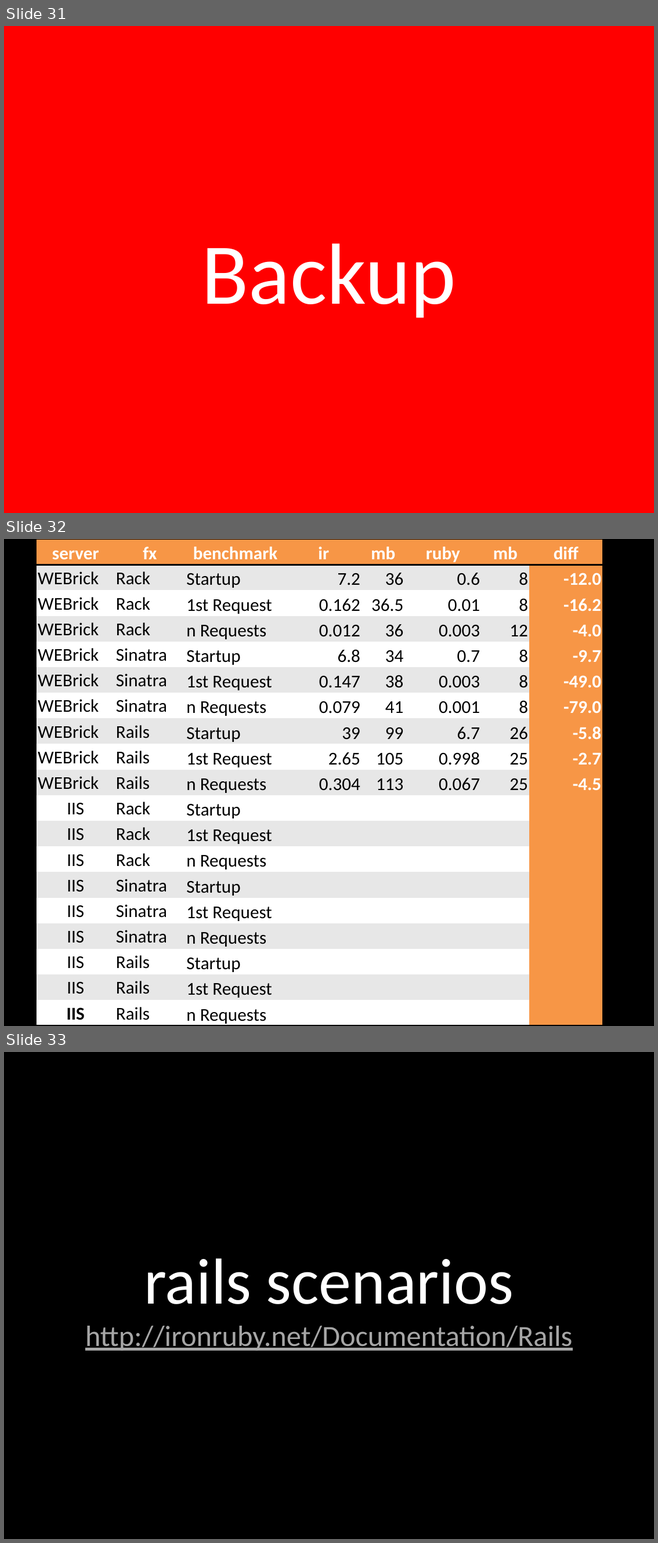
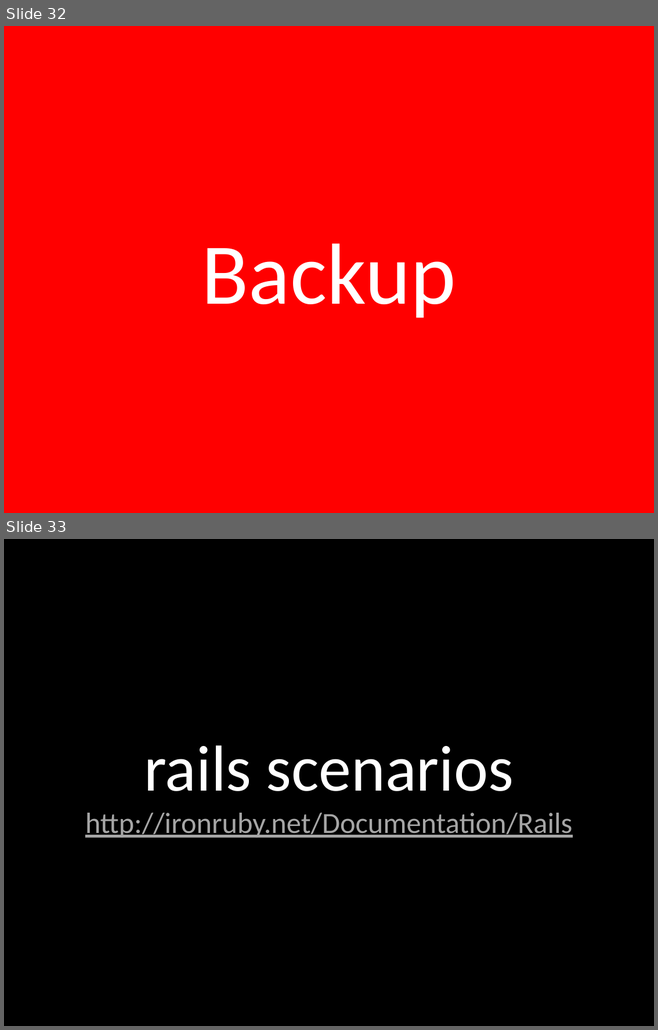
Before and after one commit to jschementi/railsconf09, a slide deck: railsconf09-jschementi.pptx. Shown one above the other, each under a label of ours: slides 31, 32 and 33 before the commit, slides 32 and 33 after it. The pictures are 658x1543 and 658x1030 pixels, drawn with LibreOffice and Linux fonts; fonts in the diff are those of the drawing. Boxes give left, top, right and bottom in pixels: in the first picture for what was removed or moved away, otherwise in the second. Text is boxed around its words. In the diff, an @@ line names an element or a change of style, - is before the commit and + after.

```diff
--- a/railsconf09-jschementi.pptx
+++ b/railsconf09-jschementi.pptx
@@ slide 32 removed at (x1=4, y1=539, x2=654, y2=1026), background #000000 @@
@@ table removed at (x1=36, y1=539, x2=603, y2=1026), 19 rows, 8 columns @@
-server | fx | benchmark | ir | mb | ruby | mb | diff
-WEBrick | Rack | Startup | 7.2 | 36 | 0.6 | 8 | -12.0
-WEBrick | Rack | 1st Request | 0.162 | 36.5 | 0.01 | 8 | -16.2
-WEBrick | Rack | n Requests | 0.012 | 36 | 0.003 | 12 | -4.0
-WEBrick | Sinatra | Startup | 6.8 | 34 | 0.7 | 8 | -9.7
-WEBrick | Sinatra | 1st Request | 0.147 | 38 | 0.003 | 8 | -49.0
-WEBrick | Sinatra | n Requests | 0.079 | 41 | 0.001 | 8 | -79.0
-WEBrick | Rails | Startup | 39 | 99 | 6.7 | 26 | -5.8
-WEBrick | Rails | 1st Request | 2.65 | 105 | 0.998 | 25 | -2.7
-WEBrick | Rails | n Requests | 0.304 | 113 | 0.067 | 25 | -4.5
-IIS | Rack | Startup |  |  |  |  | 
-IIS | Rack | 1st Request |  |  |  |  | 
-IIS | Rack | n Requests |  |  |  |  | 
-IIS | Sinatra | Startup |  |  |  |  | 
-IIS | Sinatra | 1st Request |  |  |  |  | 
-IIS | Sinatra | n Requests |  |  |  |  | 
-IIS | Rails | Startup |  |  |  |  | 
-IIS | Rails | 1st Request |  |  |  |  | 
-IIS | Rails | n Requests |  |  |  |  | 
@@ what was slide 31 is now slide 32 @@
```
Also in this commit, not shown: 9 slides changed, 1 slide added.
